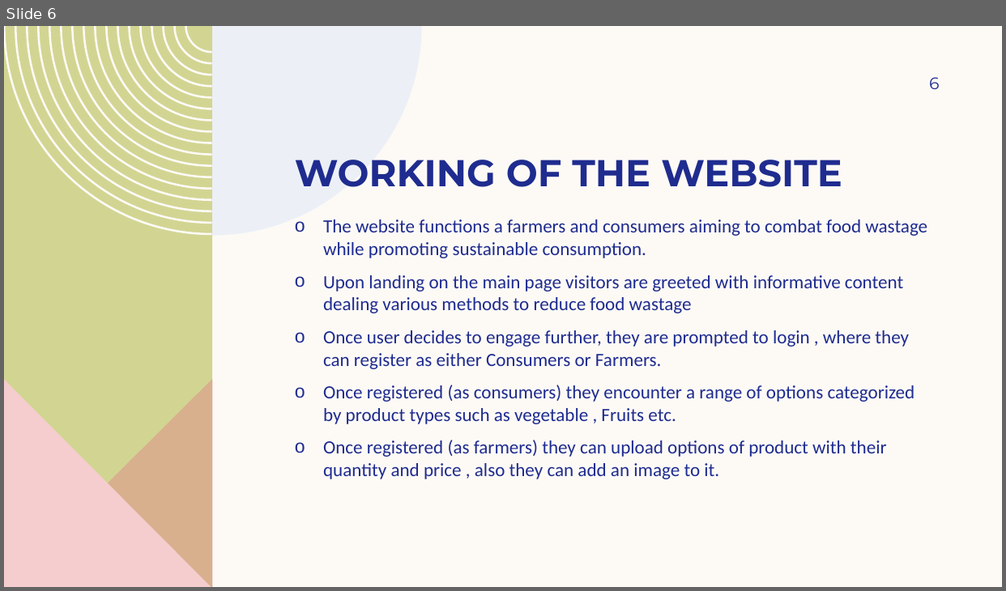
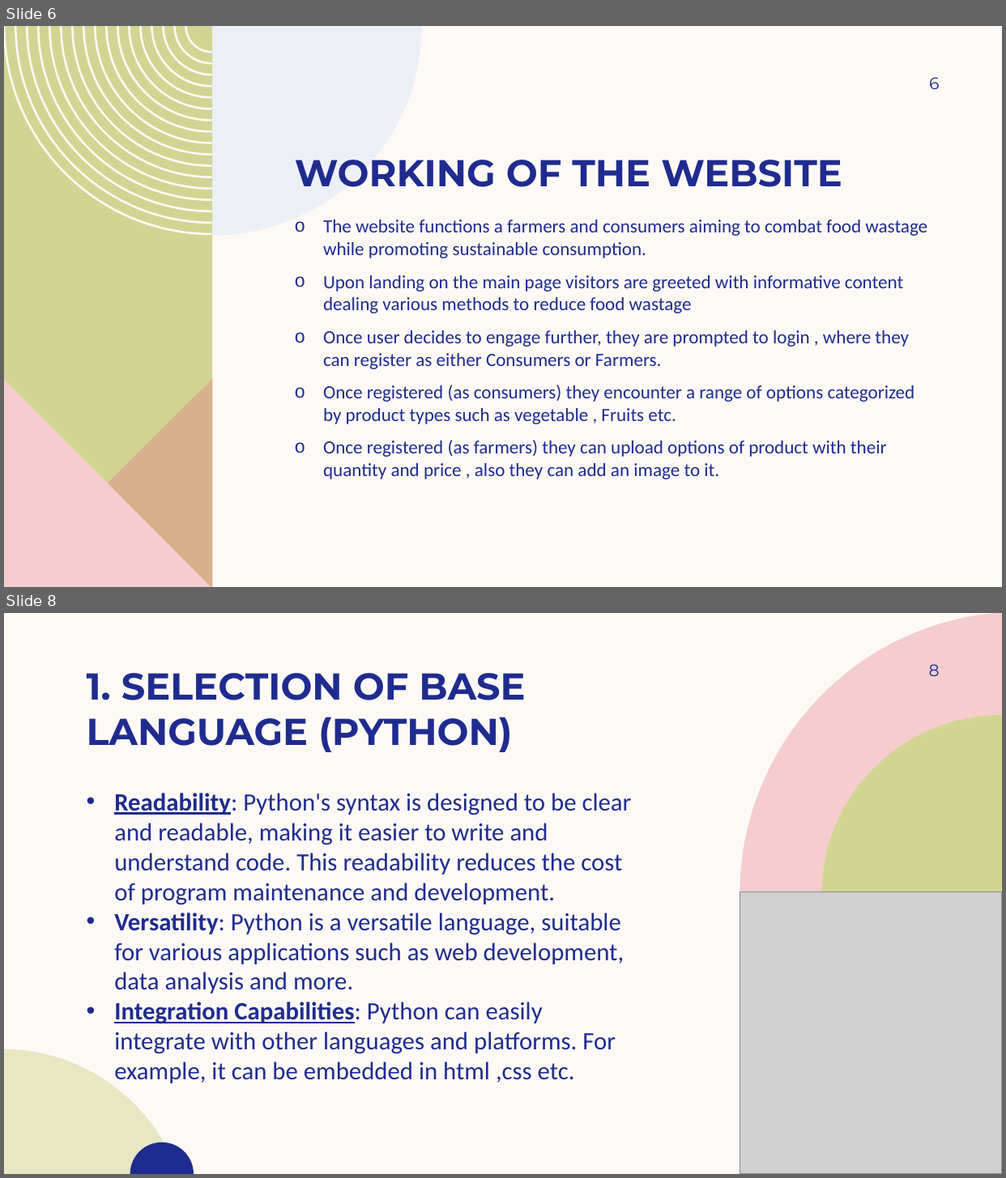
Before and after one commit to srr17/HackathonACMNEXUS, a slide deck: CROP LINK.pptx. Shown one above the other, each under a label of ours: slide 6 before the commit, slides 6 and 8 after it; the slides between them are not shown. The pictures are 1006x591 and 1006x1178 pixels, drawn with LibreOffice and Linux fonts; fonts in the diff are those of the drawing; grey boxes stand for pictures; background and template pictures are left out. Boxes give left, top, right and bottom in pixels: in the first picture for what was removed or moved away, otherwise in the second. Text is boxed around its words. In the diff, an @@ line names an element or a change of style, - is before the commit and + after.

```diff
--- a/CROP LINK.pptx
+++ b/CROP LINK.pptx
@@ slide 8 added at (4,613,1002,1174), background #FDFAF6 @@
@@ freeform shape added at (740,613,1002,895), fill #F5CDCE @@
@@ title added at (87,673,525,752), 36 pt, text #1F2C8F, bold @@
+1. SELECTION OF BASE LANGUAGE (PYTHON)
@@ page number added at (929,664,940,676), 16 pt, text #1F2C8F @@
+8
@@ freeform shape added at (822,715,1002,894), fill #D2D592 @@
@@ text added at (114,793,632,1084), 24 pt, text #1F2C8F @@
+• Readability: Python's syntax is designed to be clear and readable, making it easier to write and understand code. This readability reduces the cost of program maintenance and development.
+• Versatility: Python is a versatile language, suitable for various applications such as web development, data analysis and more.
+• Integration Capabilities: Python can easily integrate with other languages and platforms. For example, it can be embedded in html ,css etc.
@@ picture added at (740,892,1002,1174) @@
@@ freeform shape added at (4,1050,178,1174), fill #D2D592 at 50% opacity @@
@@ freeform shape added at (130,1143,194,1174), fill #1F2C8F @@
```
Also in this commit, not shown: 4 slides changed, 8 other slides added, 6 slides removed.
